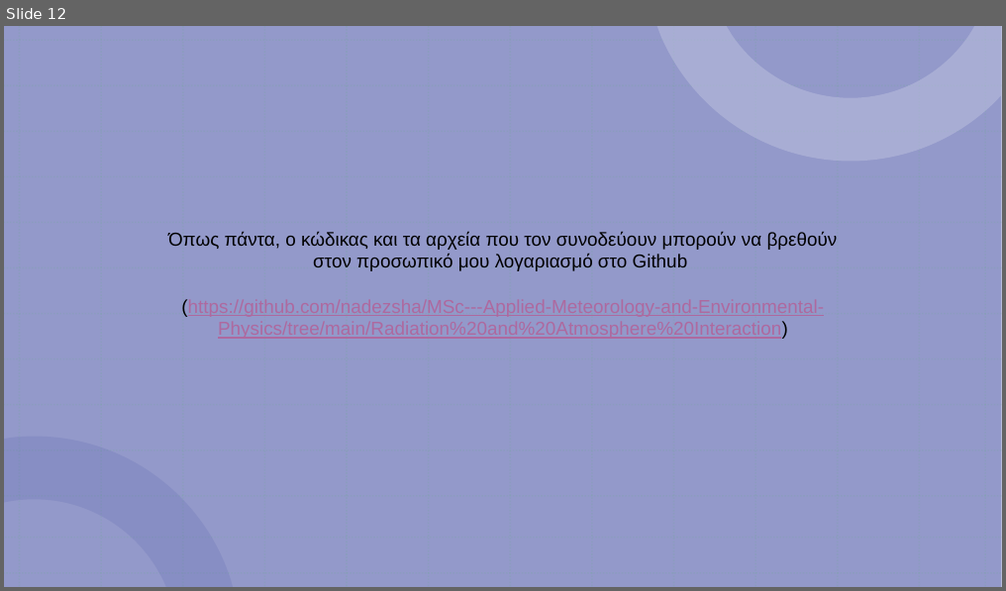
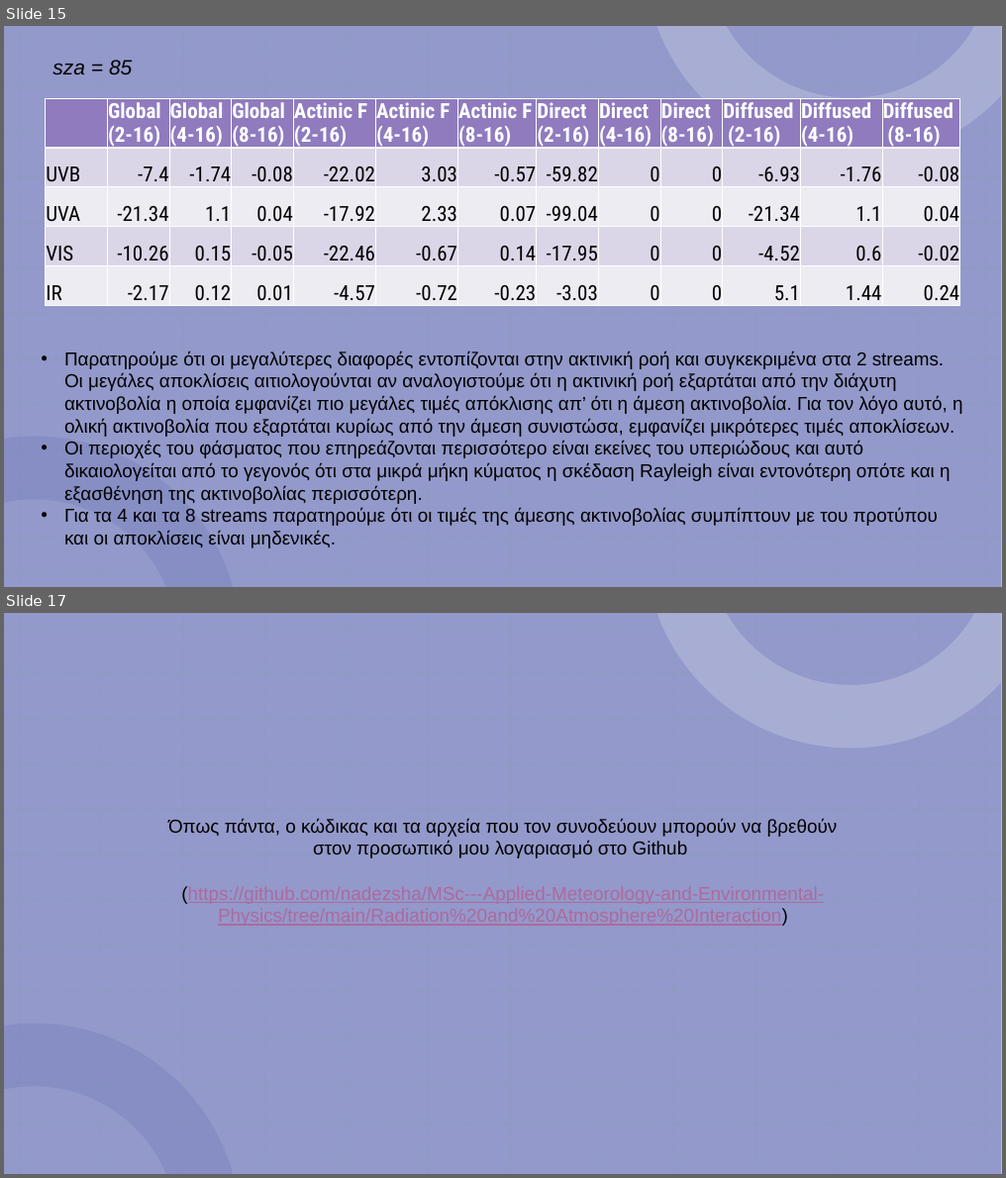
Before and after one commit to nadezsha/MSc---Applied-Meteorology-and-Environmental-Physics, a slide deck: Radiation and Atmosphere Interaction/Report 2/ΕργασίαΔύο.pptx. Shown one above the other, each under a label of ours: slide 12 before the commit, slides 15 and 17 after it; the slides between them are not shown. The pictures are 1006x591 and 1006x1178 pixels, drawn with LibreOffice and Linux fonts; fonts in the diff are those of the drawing. Boxes give left, top, right and bottom in pixels: in the first picture for what was removed or moved away, otherwise in the second. Text is boxed around its words. In the diff, an @@ line names an element or a change of style, - is before the commit and + after.

```diff
--- a/Radiation and Atmosphere Interaction/Report 2/ΕργασίαΔύο.pptx
+++ b/Radiation and Atmosphere Interaction/Report 2/ΕργασίαΔύο.pptx
@@ slide 15 added at bbox=[4, 26, 1002, 587], background #FFFFFF; not listed: 29 template elements that a slide beside it also shows @@
@@ text added at bbox=[53, 60, 132, 75], 20 pt, text #000000, italic @@
+sza = 85
@@ table added at bbox=[46, 98, 960, 307], 5 rows, 13 columns @@
+ | Global (2-16) | Global (4-16) | Global (8-16) | Actinic F / (2-16) | Actinic F / (4-16) | Actinic F / (8-16) | Direct / (2-16) | Direct / (4-16) | Direct / (8-16) | Diffused / (2-16) | Diffused / (4-16) | Diffused / (8-16)
+UVB | -7.4 | -1.74 | -0.08 | -22.02 | 3.03 | -0.57 | -59.82 | 0 | 0 | -6.93 | -1.76 | -0.08
+UVA | -21.34 | 1.1 | 0.04 | -17.92 | 2.33 | 0.07 | -99.04 | 0 | 0 | -21.34 | 1.1 | 0.04
+VIS | -10.26 | 0.15 | -0.05 | -22.46 | -0.67 | 0.14 | -17.95 | 0 | 0 | -4.52 | 0.6 | -0.02
+IR | -2.17 | 0.12 | 0.01 | -4.57 | -0.72 | -0.23 | -3.03 | 0 | 0 | 5.1 | 1.44 | 0.24
@@ text added at bbox=[64, 351, 963, 549], 18 pt, text #000000 @@
+• Παρατηρούμε ότι οι μεγαλύτερες διαφορές εντοπίζονται στην ακτινική ροή και συγκεκριμένα στα 2 streams. Οι μεγάλες αποκλίσεις αιτιολογούνται αν αναλογιστούμε ότι η ακτινική ροή εξαρτάται από την διάχυτη ακτινοβολία η οποία εμφανίζει πιο μεγάλες τιμές απόκλισης απ’ ότι η άμεση ακτινοβολία. Για τον λόγο αυτό, η ολική ακτινοβολία που εξαρτάται κυρίως από την άμεση συνιστώσα, εμφανίζει μικρότερες τιμές αποκλίσεων.
+• Οι περιοχές του φάσματος που επηρεάζονται περισσότερο είναι εκείνες του υπεριώδους και αυτό δικαιολογείται από το γεγονός ότι στα μικρά μήκη κύματος η σκέδαση Rayleigh είναι εντονότερη οπότε και η εξασθένηση της ακτινοβολίας περισσότερη.
+• Για τα 4 και τα 8 streams παρατηρούμε ότι οι τιμές της άμεσης ακτινοβολίας συμπίπτουν με του προτύπου και οι αποκλίσεις είναι μηδενικές.
@@ what was slide 12 is now slide 17 @@
```
Also in this commit, not shown: 1 slide changed, 5 other slides added, 1 slide removed.
